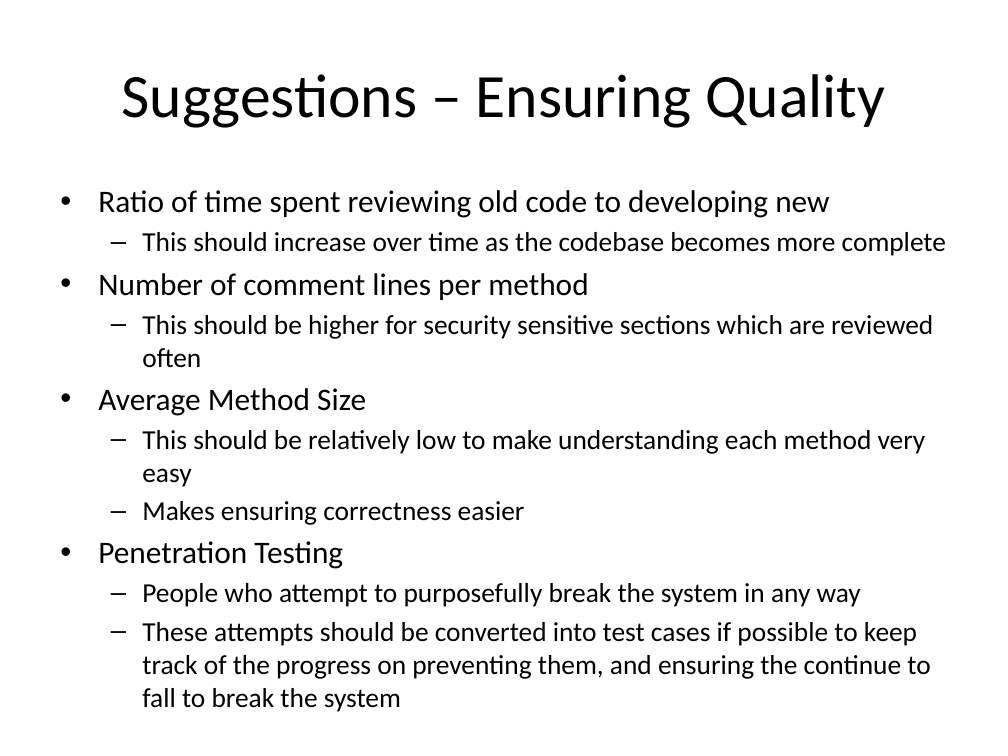
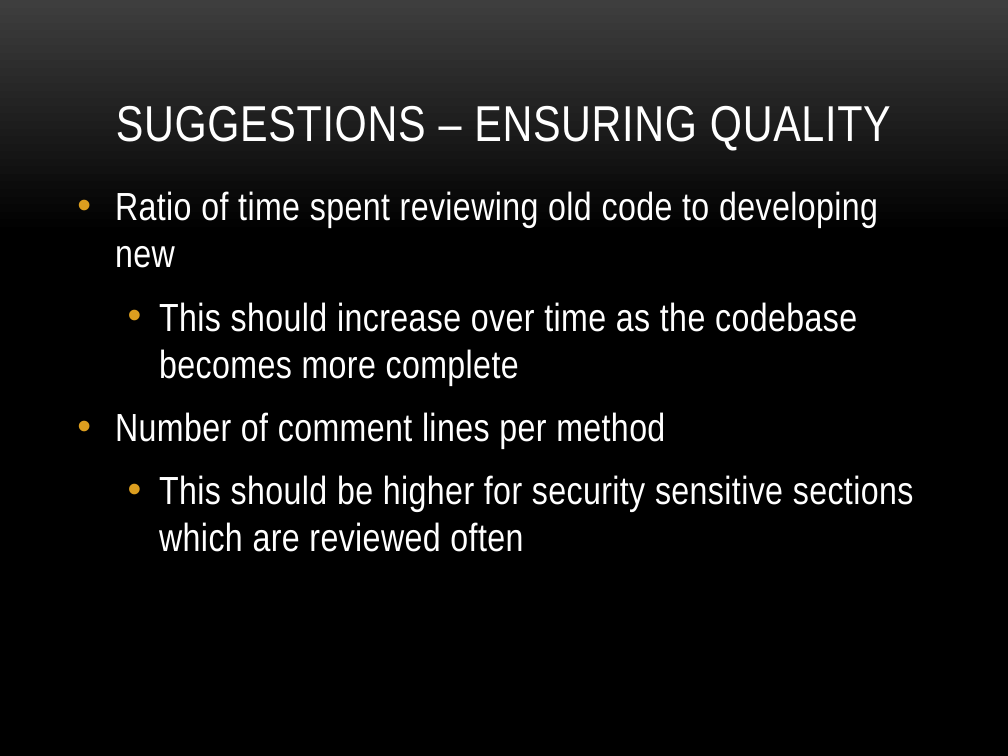
Before and after one commit to petitJAM/Nutrition-App, a slide deck: slide 15 of Milestones and Domain Track/Cyber Security.pptx (slide 7 before the commit). Drawn at 1008x756 pixels with LibreOffice and Linux fonts; fonts in the diff are those of the drawing; background and template pictures are left out. Boxes give left, top, right and bottom in pixels: in the first picture for what was removed or moved away, otherwise in the second. Text is boxed around its words. In the diff, an @@ line names an element or a change of style, - is before the commit and + after.

```diff
--- a/Milestones and Domain Track/Cyber Security.pptx
+++ b/Milestones and Domain Track/Cyber Security.pptx
@@ background #FFFFFF to picture (left out) @@
@@ title "SUGGESTIONS – ENSURING QUALITY" at (116, 105, 891, 151): vertical alignment middle to bottom @@
@@ title at (116, 105, 891, 151): text changed; size 44 to 36 pt; font Calibri to Arial Narrow; text colour #000000 to #FFFFFF @@
-Suggestions – Ensuring Quality
+SUGGESTIONS – ENSURING QUALITY
@@ text "Ratio of time spent reviewing ...": place and size @@
-text "Ratio of time spent reviewing ..." at (98, 190, 946, 679)
+text "Ratio of time spent reviewing ..." at (115, 191, 914, 552)
@@ text "Ratio of time spent reviewing ..." at (115, 191, 914, 552): size 22.4 to 28 pt in "Ratio of time spent reviewing old code ...", "Number of comment lines per method"; font Calibri to Arial Narrow, text colour #000000 to #FFFFFF, letter spacing 0 to 0.3 pt; size 19.6 to 28 pt in "This should increase over time as the ...", "This should be higher for security sensitive ..."; more space between paragraphs; bullet – to • @@
@@ text at (98, 388, 930, 679): paragraphs removed @@
-• Average Method Size
-  – This should be relatively low to make understanding each method very easy
-  – Makes ensuring correctness easier
-• Penetration Testing
-  – People who attempt to purposefully break the system in any way
-  – These attempts should be converted into test cases if possible to keep track of the progress on preventing them, and ensuring the continue to fall to break the system
```
Also in this commit, not shown: 8 other slides changed, 11 slides added, 1 slide removed, 3 other files.
